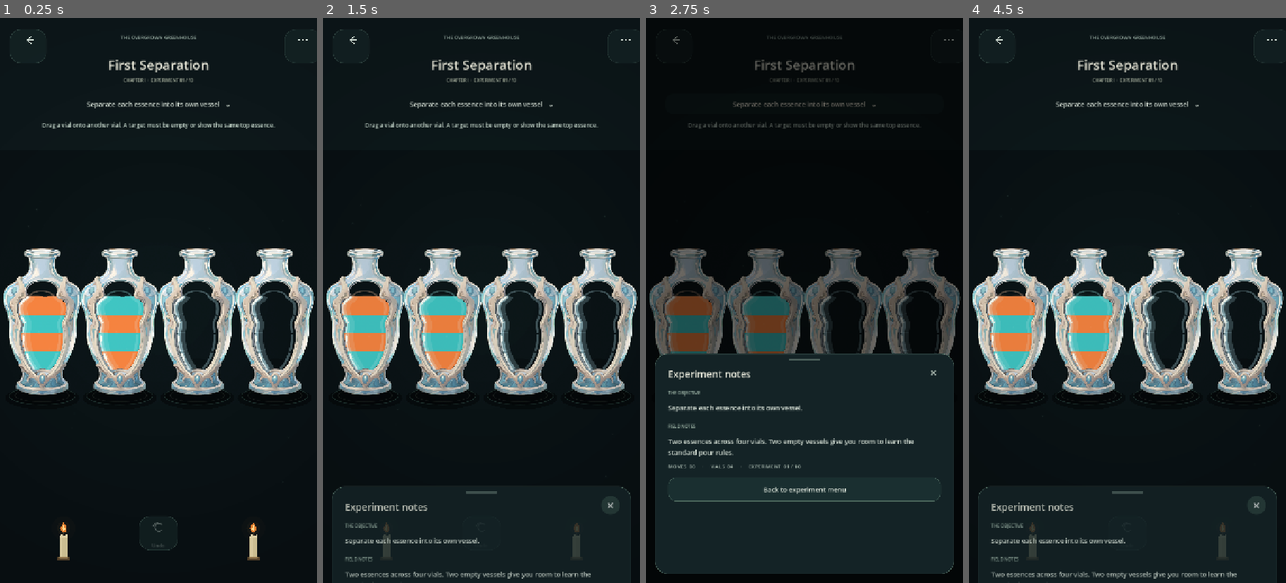
Above: before the commit, frames 1-4 (left to right).
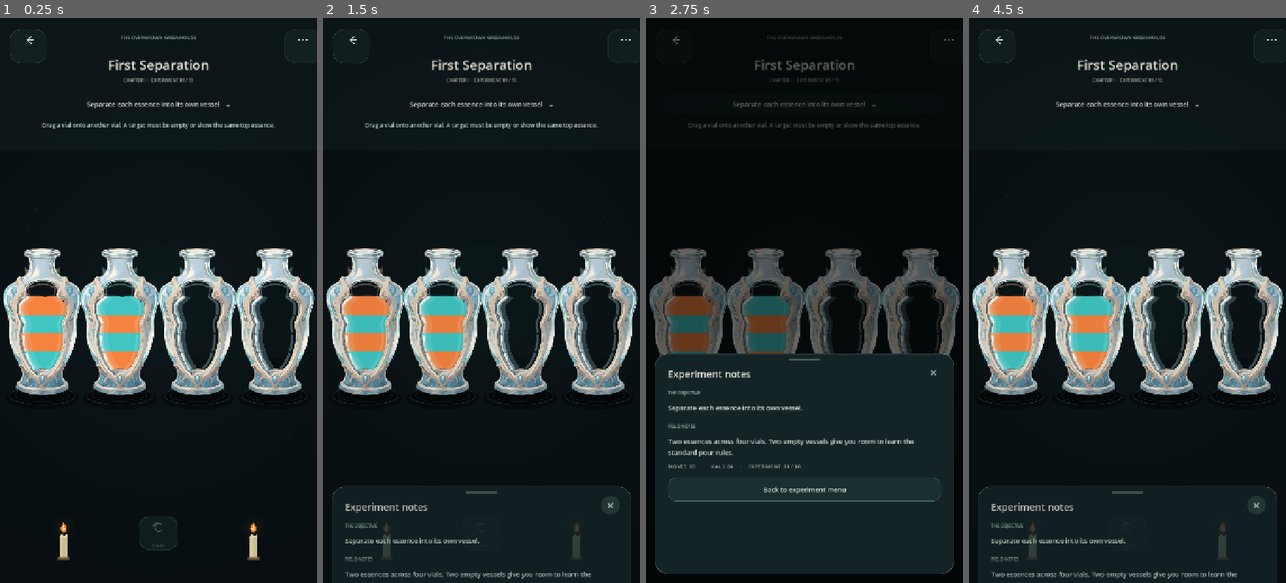
Above: after the commit, the same moments.

Repository: Kryodo/spell-sort-game
Game: Godot game, scene res://scenes/dark_sorting_slots_prototype.tscn
Same seed, same stepped clock (60 frames per second), same inputs: the game is played once before the commit and once after it. This scene is started directly instead of the project's main scene.
Inputs:
- Up to frame 1 (0.25 s): no input
- Up to frame 2 (1.5 s): click "Separate each essence into it…" at 0.5 s; click "×" at 1.25 s
- Up to frame 3 (2.75 s): click "Separate each essence into it…" at 2 s
- Up to frame 4 (4.5 s): click "×" at 2.75 s; click "Separate each essence into it…" at 3.5 s; click "×" at 4.25 s

The runs differ from the first frame. In frame 1, 0.4% of the frame differs, in the area x 7-93%, y 44-50%; in frame 2, 0.4%; in frame 3, 0.2%; in frame 4, 0.4%.

Commit message:
Trace vial top reflection along inner chamber contour

Diff:
--- a/scripts/asset_fantasy_alchemy_bottle.gd
+++ b/scripts/asset_fantasy_alchemy_bottle.gd
@@ -34,6 +34,7 @@
 # Static chamber highlight paths are built once per vial instance, not every draw.
 var _glass_layer_reflections: Array[Dictionary] = []
 var _glass_top_cap := PackedVector2Array()
+var _window_top_contour := PackedVector2Array()
 
 
 func _ready() -> void:
@@ -53,6 +54,7 @@
 
 func _build_inner_window_profile() -> void:
 	_window_profile.clear()
+	_window_top_contour.clear()
 	if vial_art == null:
 		return
 
@@ -165,11 +167,13 @@
 	# underneath the anti-aliased chamber rim instead of leaving a hairline gap.
 	_window_top_ratio = maxf(0.0, _window_profile[0].x - 1.25 / float(image_height))
 	_window_bottom_ratio = minf(1.0, _window_profile[-1].x + 1.25 / float(image_height))
+	_window_top_contour = _detect_top_chamber_contour(source_image)
 	_detect_mouth(source_image, x_min, x_max, centre_x, search_radius)
 	_build_static_reflection_geometry()
 
 	_texture_analysis_cache[cache_key] = {
 		"profile": _window_profile,
+		"top_contour": _window_top_contour,
 		"top": _window_top_ratio,
 		"bottom": _window_bottom_ratio,
 		"mouth_y": _mouth_y_ratio,
@@ -179,6 +183,7 @@
 
 func _apply_cached_analysis(analysis: Dictionary) -> void:
 	_window_profile = analysis["profile"]
+	_window_top_contour = analysis.get("top_contour", PackedVector2Array())
 	_window_top_ratio = float(analysis["top"])
 	_window_bottom_ratio = float(analysis["bottom"])
 	_mouth_y_ratio = float(analysis["mouth_y"])
@@ -300,6 +305,68 @@
 	return Vector2i(left_x, right_x)
 
 
+func _detect_top_chamber_contour(source_image: Image) -> PackedVector2Array:
+	var contour := PackedVector2Array()
+	if _window_profile.size() < 8:
+		return contour
+
+	var image_width: int = source_image.get_width()
+	var image_height: int = source_image.get_height()
+	var first_profile: Vector3 = _window_profile[0]
+	var left_column: int = clampi(
+		floori(first_profile.y * float(image_width)),
+		0,
+		image_width - 1
+	)
+	var right_column: int = clampi(
+		ceili(first_profile.z * float(image_width)) - 1,
+		left_column + 1,
+		image_width - 1
+	)
+	var scan_top: int = maxi(0, roundi(float(image_height) * SCAN_TOP_RATIO))
+	var chamber_row: int = clampi(
+		roundi(first_profile.x * float(image_height)),
+		scan_top,
+		image_height - 1
+	)
+	# Search only the upper chamber band. Within the measured left/right span,
+	# the first transparent pixel in each column is the actual inner arch edge.
+	var scan_bottom: int = mini(
+		image_height - 1,
+		chamber_row + maxi(4, roundi(float(image_height) * 0.035))
+	)
+
+	for column in range(left_column, right_column + 1, 2):
+		var boundary_row: int = -1
+		for row in range(scan_top, scan_bottom + 1):
+			if source_image.get_pixel(column, row).a <= ALPHA_CUTOFF:
+				boundary_row = row
+				break
+		if boundary_row >= 0:
+			contour.append(Vector2(
+				(float(column) + 0.5) / float(image_width),
+				(float(boundary_row) + 0.5) / float(image_height)
+			))
+
+	if contour.size() < 8:
+		return PackedVector2Array()
+
+	# A small moving average removes single-pixel alpha noise without replacing
+	# the detected silhouette with a guessed curve.
+	var smoothed := PackedVector2Array()
+	for index in range(contour.size()):
+		var y_sum: float = 0.0
+		var sample_count: int = 0
+		for neighbour in range(maxi(0, index - 2), mini(contour.size() - 1, index + 2) + 1):
+			y_sum += contour[neighbour].y
+			sample_count += 1
+		smoothed.append(Vector2(
+			contour[index].x,
+			y_sum / float(maxi(1, sample_count))
+		))
+	return smoothed
+
+
 func _detect_mouth(
 	source_image: Image,
 	x_min: int,
@@ -634,46 +701,37 @@
 			"glint": glint
 		})
 
-	# Close the upper ends by following the measured inner-wall tangents.
-	# The curve arches over the chamber opening instead of spanning it with a
-	# straight or arbitrary sine-shaped connector.
-	var top_bounds: Vector2 = _window_bounds_at(_window_top_ratio)
-	var top_y: float = rect.position.y + rect.size.y * _window_top_ratio
-	var top_left := Vector2(
-		rect.position.x + rect.size.x * top_bounds.x + top_cap_inset,
-		top_y
-	)
-	var top_right := Vector2(
-		rect.position.x + rect.size.x * top_bounds.y - rect.size.x * 0.020,
-		top_y
-	)
-
-	# A short way down each detected wall gives us the actual direction and
-	# curvature of the chamber shoulders near the arch.
-	var shoulder_ratio: float = lerpf(_window_top_ratio, _window_bottom_ratio, 0.14)
-	var shoulder_bounds: Vector2 = _window_bounds_at(shoulder_ratio)
-	var shoulder_y: float = rect.position.y + rect.size.y * shoulder_ratio
-	var left_shoulder := Vector2(
-		rect.position.x + rect.size.x * shoulder_bounds.x + top_cap_inset,
-		shoulder_y
-	)
-	var right_shoulder := Vector2(
-		rect.position.x + rect.size.x * shoulder_bounds.y - rect.size.x * 0.020,
-		shoulder_y
-	)
-
-	# Reverse the wall tangents to form the upper arch. The control points are
-	# derived from the silhouette, so a different chamber shape gets a different cap.
-	var left_control := top_left - (left_shoulder - top_left) * 0.72
-	var right_control := top_right - (right_shoulder - top_right) * 0.72
-	for index in range(33):
-		var t: float = float(index) / 32.0
-		_glass_top_cap.append(top_left.bezier_interpolate(
-			left_control,
-			right_control,
-			top_right,
-			t
-		))
+	# Trace the chamber's actual upper alpha boundary, just as the side
+	# reflections trace the left/right wall profile. This keeps the highlight
+	# on the generated arch instead of approximating it with a Bezier connector.
+	if _window_top_contour.size() >= 8 and not _glass_layer_reflections.is_empty():
+		var top_geometry: Dictionary = _glass_layer_reflections[CAPACITY - 1]
+		var left_anchor: PackedVector2Array = top_geometry["main"]
+		var right_anchor: PackedVector2Array = top_geometry["bounce"]
+		for index in range(_window_top_contour.size()):
+			var normalized_point: Vector2 = _window_top_contour[index]
+			var point := Vector2(
+				rect.position.x + rect.size.x * normalized_point.x,
+				rect.position.y + rect.size.y * normalized_point.y
+			)
+			var previous_point: Vector2 = _window_top_contour[maxi(0, index - 1)]
+			var next_point: Vector2 = _window_top_contour[mini(_window_top_contour.size() - 1, index + 1)]
+			var tangent := Vector2(
+				(next_point.x - previous_point.x) * rect.size.x,
+				(next_point.y - previous_point.y) * rect.size.y
+			)
+			# The inward normal points down into the transparent chamber on both
+			# sides of the arch, matching the side-stroke inset.
+			var inward_normal := Vector2(-tangent.y, tangent.x).normalized()
+			point += inward_normal * rect.size.x * 0.016
+			_glass_top_cap.append(point)
+
+		# Pin both ends to the existing side strokes so the highlight reads as
+		# one continuous path around the chamber's inner edge.
+		if not _glass_top_cap.is_empty() and not left_anchor.is_empty() and not right_anchor.is_empty():
+			_glass_top_cap[0] = left_anchor[0]
+			_glass_top_cap[_glass_top_cap.size() - 1] = right_anchor[0]
+
 
 
 func _draw_chamber_reflections(rect: Rect2) -> void:
